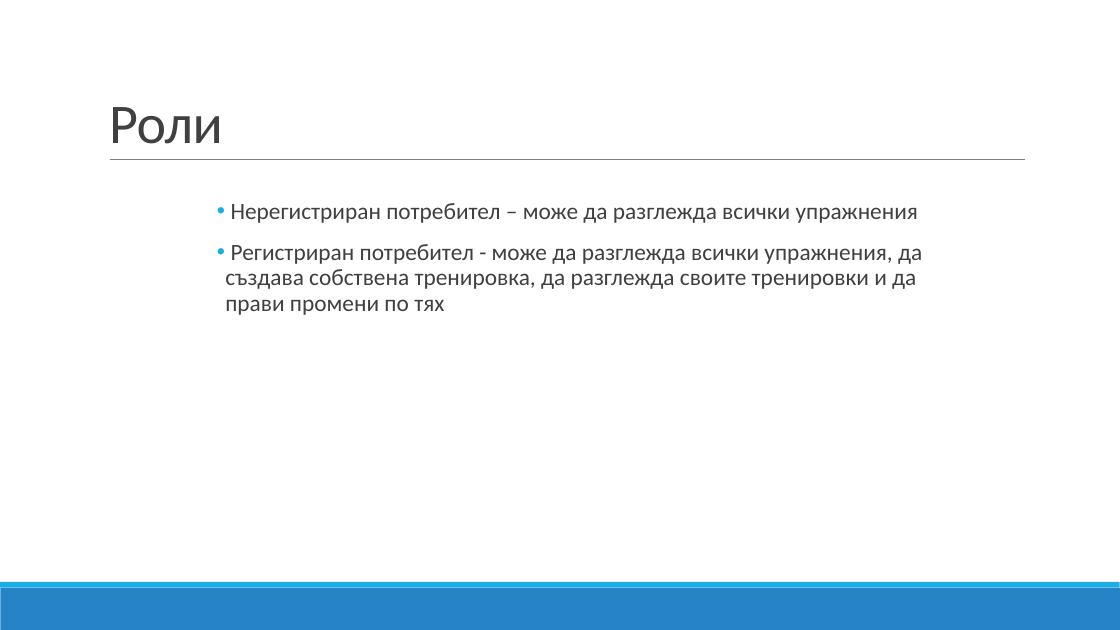
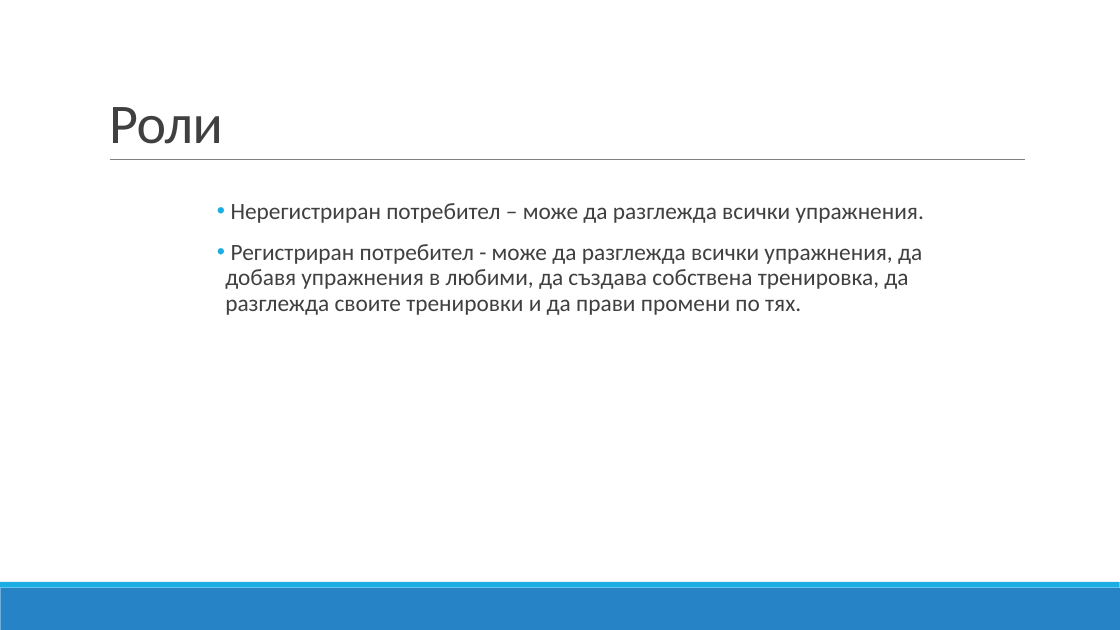
Before and after one commit to denitsadobreva/WorkoutCreatorAngular, a slide deck: slide 3 of docs/WorkoutCreator_ddd_react.pptx. Drawn at 1120x630 pixels with LibreOffice and Linux fonts; fonts in the diff are those of the drawing. Boxes give left, top, right and bottom in pixels: in the first picture for what was removed or moved away, otherwise in the second. Text is boxed around its words. In the diff, an @@ line names an element or a change of style, - is before the commit and + after.

Commit message:
presentation

```diff
--- a/docs/WorkoutCreator_ddd_react.pptx
+++ b/docs/WorkoutCreator_ddd_react.pptx
@@ text at <box>225,203,924,315</box>: text changed @@
-• Нерегистриран потребител – може да разглежда всички упражнения
-• Регистриран потребител - може да разглежда всички упражнения, да създава собствена тренировка, да разглежда своите тренировки и да прави промени по тях
+• Нерегистриран потребител – може да разглежда всички упражнения.
+• Регистриран потребител - може да разглежда всички упражнения, да добавя упражнения в любими, да създава собствена тренировка, да разглежда своите тренировки и да прави промени по тях.
```
Also in this commit, not shown: 1 other slide changed.
